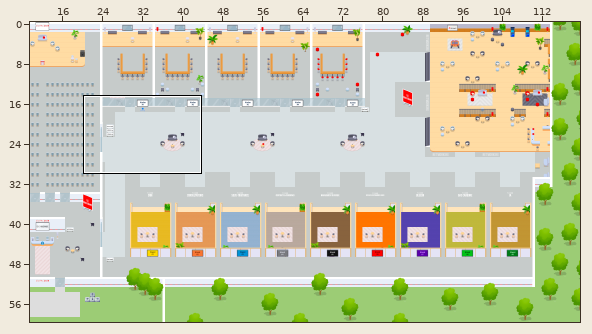
A Tiled map (JSON) gets an edit: map.tmj. Above, an overview of the earlier version with the close-up marked.
Close-up. Old version:
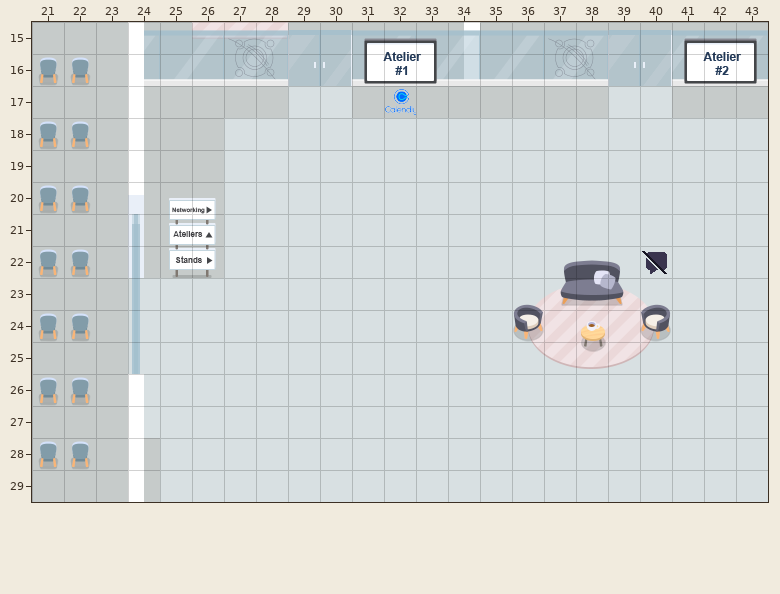
Cells are 32x32 px. Shown: x 21..43, y 15..29. The commit also changed other parts of the map, which this record leaves out. Tiles whose own drawing changed are shown in their newer look in all pictures.
Once edited:
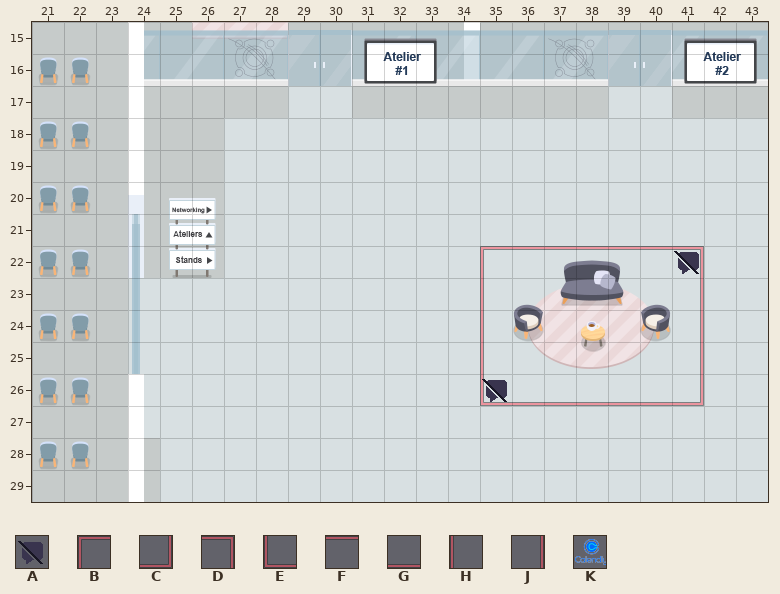
Key: from "WA_User_Interface": A 26, B 252, C 252 turned 180, D 253, E 253 turned 180, F 256, G 256 turned 180, H 258, J 258 flipped left-right; from "calendly_logo_32x32": K 0.
_ is an empty cell.
Diff:
Layer "floor/floor2":
The author put tile B in row 22 at x 35.
The author put tile C in row 26 at x 41.
The author put tile D in row 22 at x 41.
The author put tile E in row 26 at x 35.
The author put tile F in row 22 at x 36 to 40.
The author put tile G in row 26 at x 36 to 40.
The author put tile H in rows 23 to 25 at x 35.
The author put tile J in rows 23 to 25 at x 41.
The edit erases tile K in row 17 at x 32.
Layer "walls/walls1":
The author put tile A in row 22 at x 41; in row 26 at x 35.
The edit erases tile A in row 22 at x 40.
